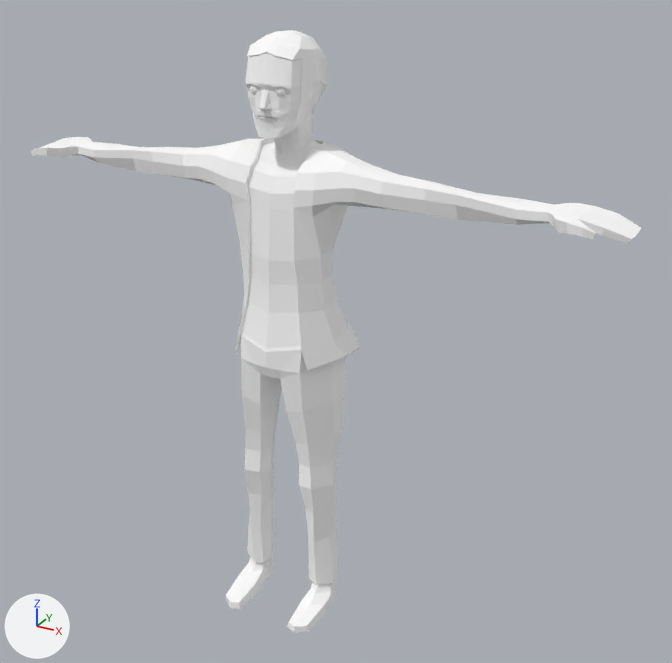
The glTF model frontend/assets/models3d/packs/quaternius-fbx/male_suit.glb: old version first, new version second.
Before and after are seen from a 50 mm lens placed at (1.4, -2.24, 2.13), pointed at (0.13, 0.08, 0.97). The lights are fixed; the arrows at lower left show +X, +Y and +Z. The older version comes first. Where no turn or scale is listed for an object, it has been applied to the vertices.

Objects in the first picture: 'BaseHuman'.
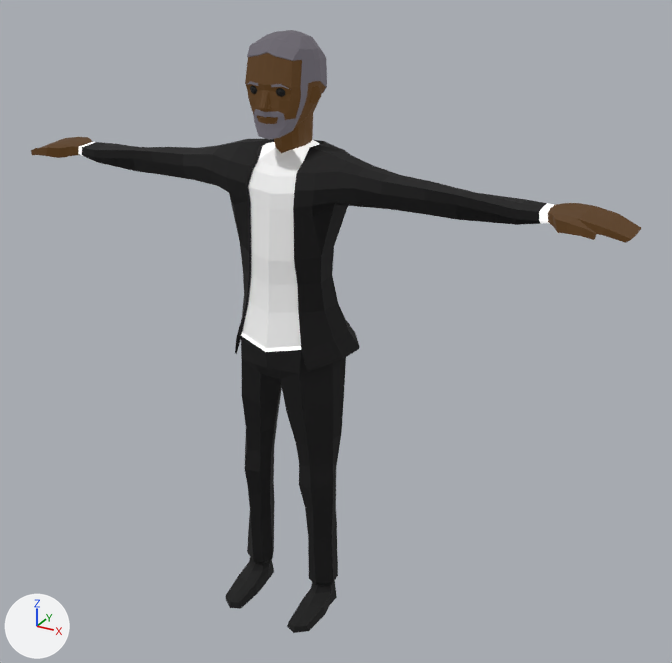
Location of each change, [x1, y1, x2, y2] in pixels of the pictures (672 x 663 px):
```json
{"object": "BaseHuman", "change": "recoloured, surface changed", "before": [31, 30, 641, 633], "after": [31, 30, 641, 633]}
```

Scene script edits in JSON lines:
```json
{"op": "set", "path": "mat_material_0.base_color", "old": "(1.0, 1.0, 1.0)", "new": "(0.00179, 0.0015, 0.00179)", "note": "white #ffffff -> black #060506"}
{"op": "set", "path": "mat_material_1.base_color", "old": "(1.0, 1.0, 1.0)", "new": "(0.00179, 0.00151, 0.00183)", "note": "white #ffffff -> black #060506"}
{"op": "set", "path": "mat_material_2.base_color", "old": "(1.0, 1.0, 1.0)", "new": "(0.00197, 0.00197, 0.00197)", "note": "white #ffffff -> black #060606"}
{"op": "set", "path": "mat_material_3.base_color", "old": "(1.0, 1.0, 1.0)", "new": "(0.0494, 0.0214, 0.00402)", "note": "white #ffffff -> brown #3f280d"}
{"op": "add", "block": "mat_material_3", "code": "mat_material_3.emission_strength = 1.0"}
{"op": "add", "block": "mat_material_3", "code": "mat_material_3.emission_color = (0.0494, 0.0214, 0.00402)  # brown #3f280d"}
{"op": "set", "path": "mat_material_4.base_color", "old": "(1.0, 1.0, 1.0)", "new": "(0.0684, 0.0625, 0.0748)", "note": "white #ffffff -> dark grey #4a474d"}
{"op": "add", "block": "mat_material_4", "code": "mat_material_4.emission_strength = 1.0"}
{"op": "set", "path": "mat_material_5.base_color", "old": "(1.0, 1.0, 1.0)", "new": "(0.672, 0.672, 0.672)", "note": "white #ffffff -> light grey #d6d6d6"}
{"op": "add", "block": "mat_material_5", "code": "mat_material_5.emission_strength = 0.672"}
```
